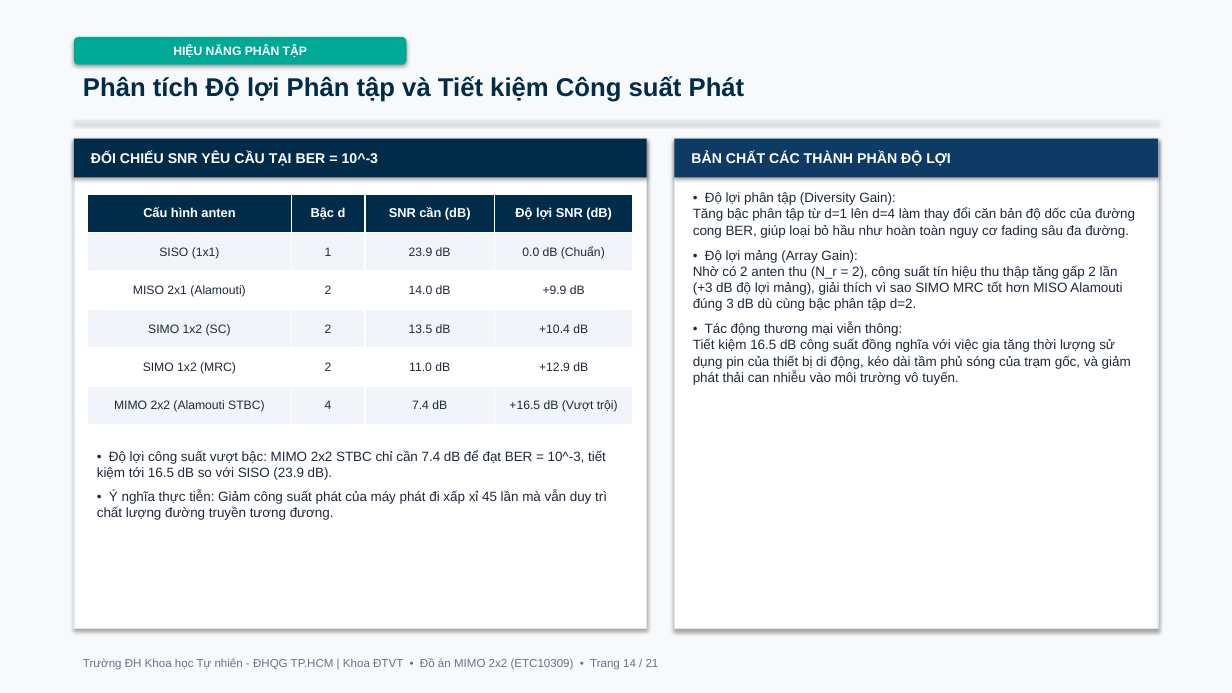
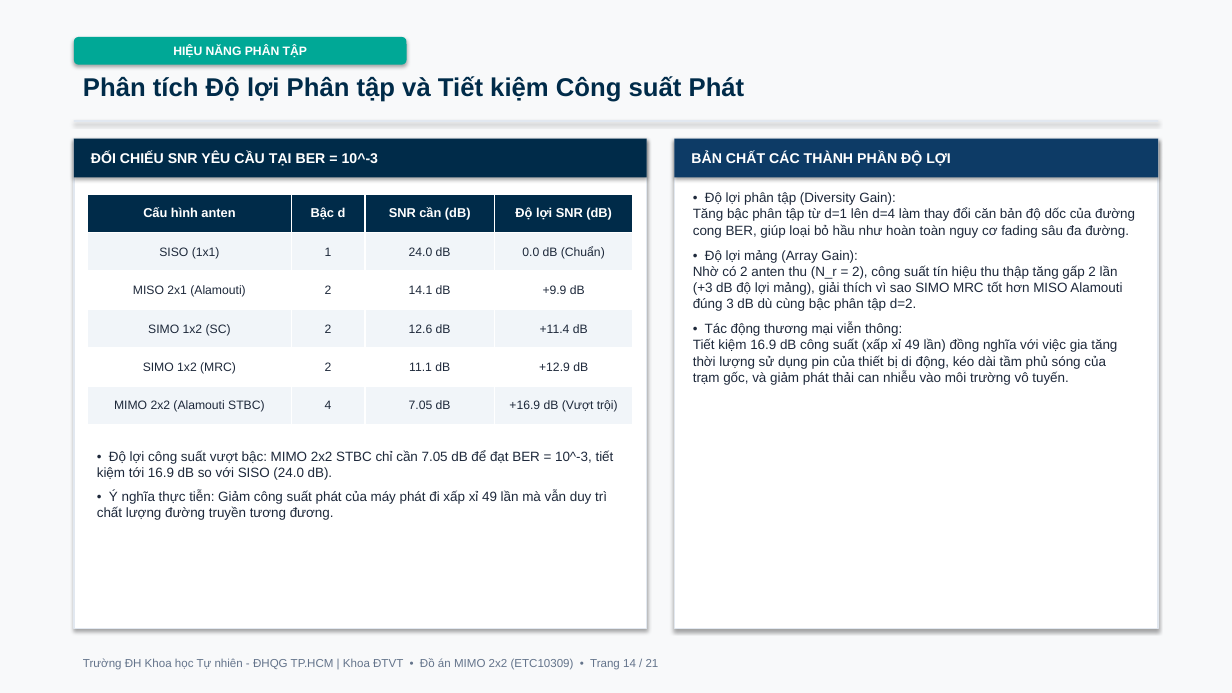
Before and after one commit to lengoctuong2005/mimo-2x2-simulation, a slide deck: slide 14 of slides/Slide_ThuyetTrinh_MIMO_2026.pptx. Drawn at 1232x693 pixels with LibreOffice and Linux fonts; fonts in the diff are those of the drawing. Boxes give left, top, right and bottom in pixels: in the first picture for what was removed or moved away, otherwise in the second. Text is boxed around its words. In the diff, an @@ line names an element or a change of style, - is before the commit and + after.

```diff
--- a/slides/Slide_ThuyetTrinh_MIMO_2026.pptx
+++ b/slides/Slide_ThuyetTrinh_MIMO_2026.pptx
@@ table at [88,194,633,425] @@
-row 2, column 3: 23.9 dB
+row 2, column 3: 24.0 dB
-row 3, column 3: 14.0 dB
+row 3, column 3: 14.1 dB
-row 4, column 3: 13.5 dB
+row 4, column 3: 12.6 dB
-row 4, column 4: +10.4 dB
+row 4, column 4: +11.4 dB
-row 5, column 3: 11.0 dB
+row 5, column 3: 11.1 dB
-row 6, column 3: 7.4 dB
+row 6, column 3: 7.05 dB
-row 6, column 4: +16.5 dB (Vượt trội)
+row 6, column 4: +16.9 dB (Vượt trội)
@@ text at [693,323,1117,385]: text changed @@
-• Tác động thương mại viễn thông:
-Tiết kiệm 16.5 dB công suất đồng nghĩa với việc gia tăng thời lượng sử dụng pin của thiết bị di động, kéo dài tầm phủ sóng của trạm gốc, và giảm phát thải can nhiễu vào môi trường vô tuyến.
+• Tác động thương mại viễn thông:
+Tiết kiệm 16.9 dB công suất (xấp xỉ 49 lần) đồng nghĩa với việc gia tăng thời lượng sử dụng pin của thiết bị di động, kéo dài tầm phủ sóng của trạm gốc, và giảm phát thải can nhiễu vào môi trường vô tuyến.
@@ text at [97,450,614,520]: text changed @@
-• Độ lợi công suất vượt bậc: MIMO 2x2 STBC chỉ cần 7.4 dB để đạt BER = 10^-3, tiết kiệm tới 16.5 dB so với SISO (23.9 dB).
-• Ý nghĩa thực tiễn: Giảm công suất phát của máy phát đi xấp xỉ 45 lần mà vẫn duy trì chất lượng đường truyền tương đương.
+• Độ lợi công suất vượt bậc: MIMO 2x2 STBC chỉ cần 7.05 dB để đạt BER = 10^-3, tiết kiệm tới 16.9 dB so với SISO (24.0 dB).
+• Ý nghĩa thực tiễn: Giảm công suất phát của máy phát đi xấp xỉ 49 lần mà vẫn duy trì chất lượng đường truyền tương đương.
```
Also in this commit, not shown: 10 other slides changed, 23 other files.
